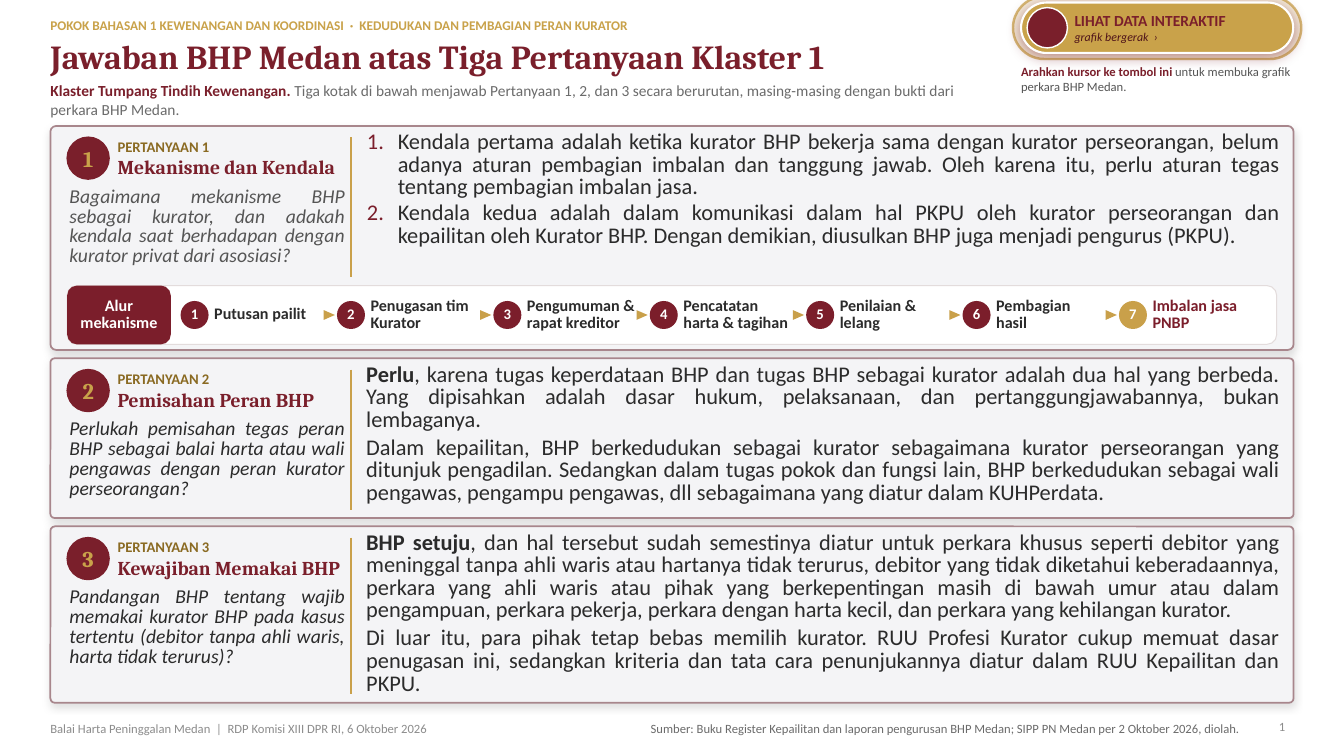
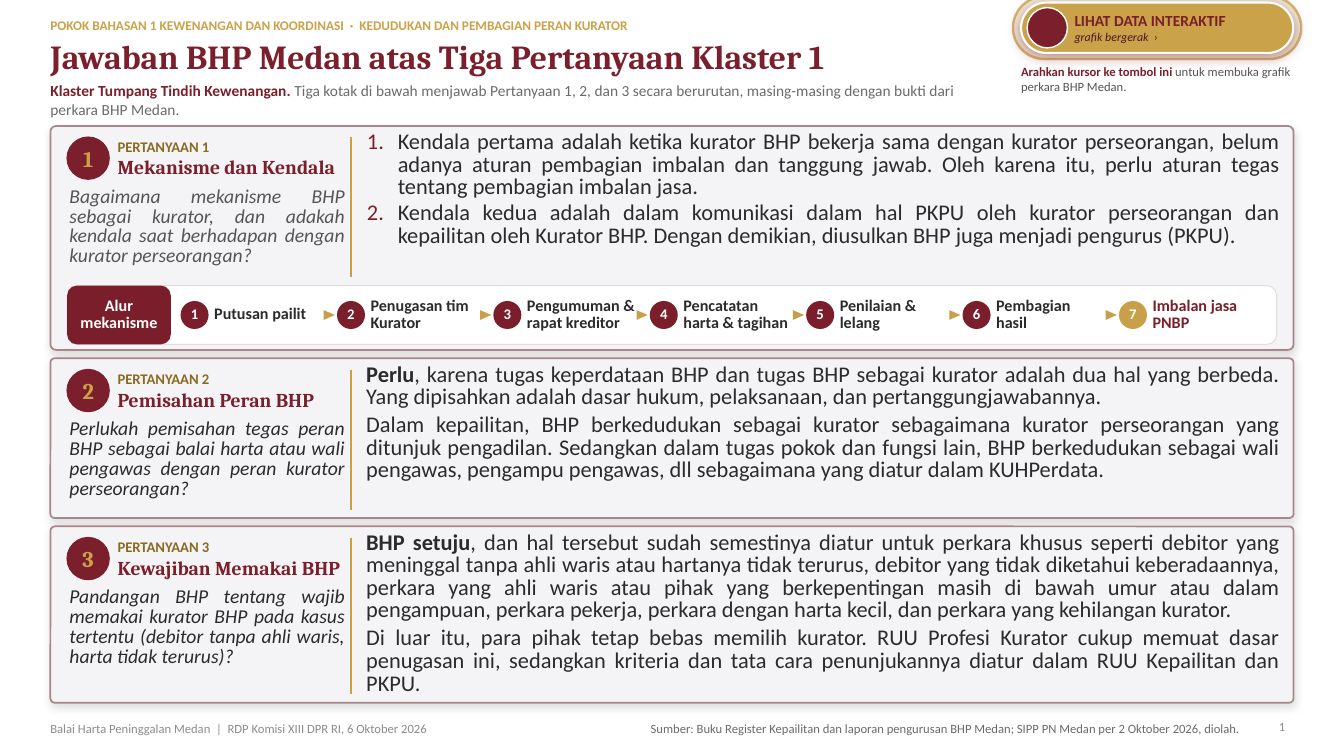
Before and after one commit to embamtaufik13-collab/Slide-bhp-medan, a slide deck: slide 1 of BHP-Medan-Paparan-Klaster-1.pptx. Drawn at 1344x756 pixels with LibreOffice and Linux fonts; fonts in the diff are those of the drawing; background and template pictures are left out. Boxes give left, top, right and bottom in pixels: in the first picture for what was removed or moved away, otherwise in the second. Text is boxed around its words. In the diff, an @@ line names an element or a change of style, - is before the commit and + after.

```diff
--- a/BHP-Medan-Paparan-Klaster-1.pptx
+++ b/BHP-Medan-Paparan-Klaster-1.pptx
@@ text at bbox=[69, 189, 345, 266]: text changed @@
-Bagaimana mekanisme BHP sebagai kurator, dan adakah kendala saat berhadapan dengan kurator privat dari asosiasi?
+Bagaimana mekanisme BHP sebagai kurator, dan adakah kendala saat berhadapan dengan kurator perseorangan?
@@ text at bbox=[366, 366, 1278, 408]: text changed @@
-Perlu, karena tugas keperdataan BHP dan tugas BHP sebagai kurator adalah dua hal yang berbeda. Yang dipisahkan adalah dasar hukum, pelaksanaan, dan pertanggungjawabannya, bukan lembaganya.
+Perlu, karena tugas keperdataan BHP dan tugas BHP sebagai kurator adalah dua hal yang berbeda. Yang dipisahkan adalah dasar hukum, pelaksanaan, dan pertanggungjawabannya.
```
Also in this commit, not shown: 1 other file.
